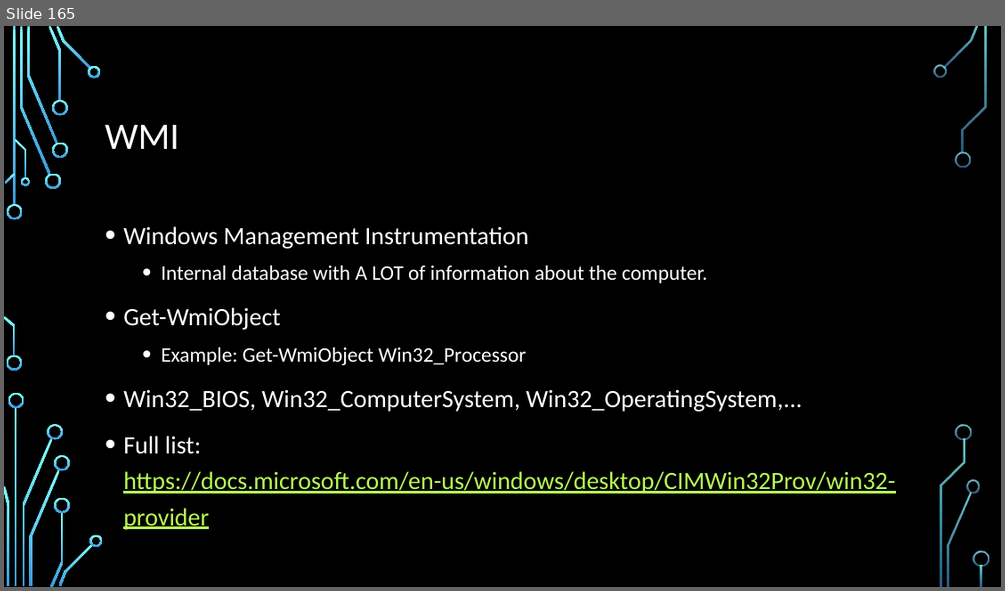
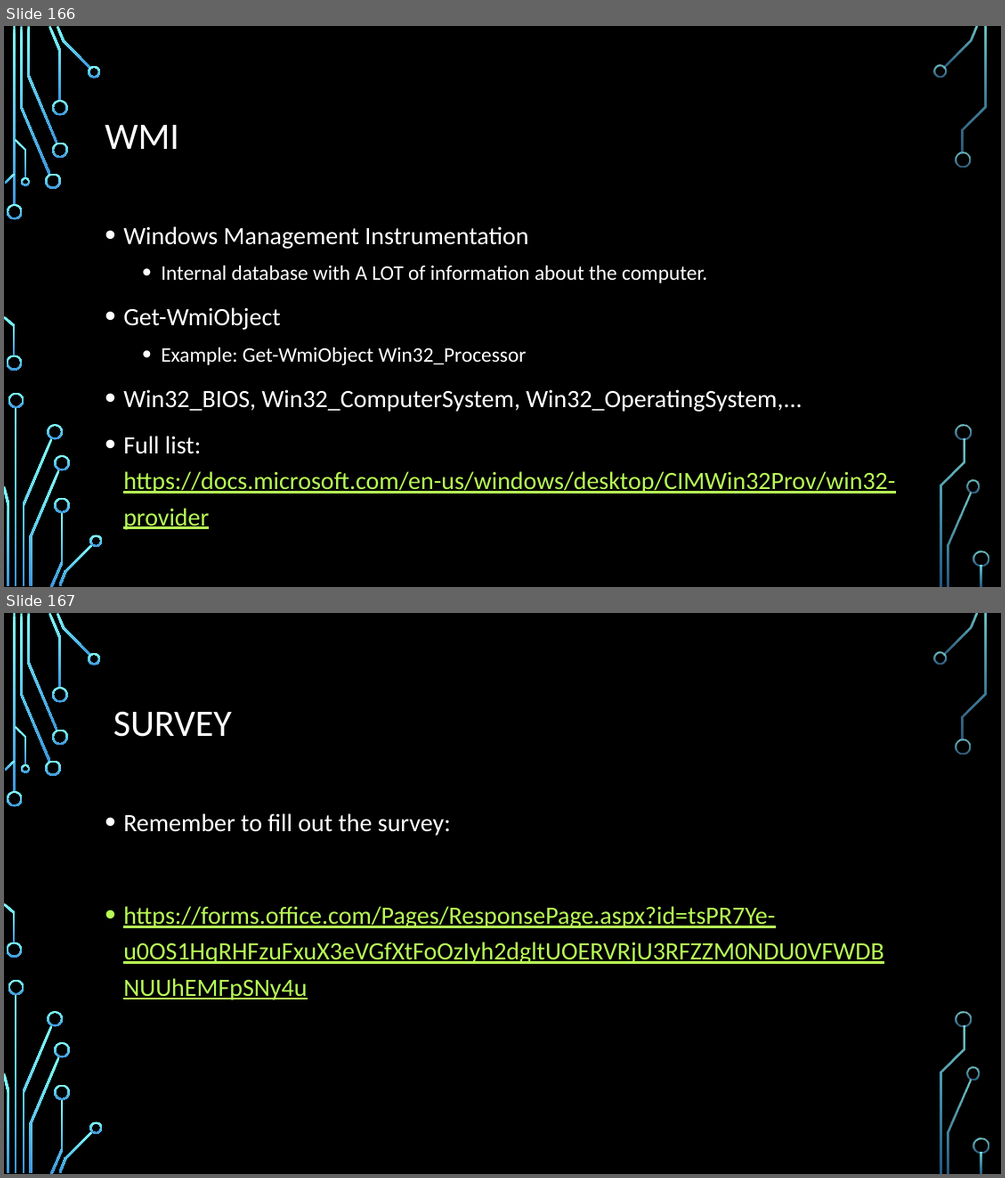
Before and after one commit to Matthias-vdE/Powershell-Course, a slide deck: 2019/Powershell course.pptx. Shown one above the other, each under a label of ours: slide 165 before the commit, slides 166 and 167 after it. The pictures are 1005x591 and 1005x1178 pixels, drawn with LibreOffice and Linux fonts; fonts in the diff are those of the drawing; background and template pictures are left out. Boxes give left, top, right and bottom in pixels: in the first picture for what was removed or moved away, otherwise in the second. Text is boxed around its words. In the diff, an @@ line names an element or a change of style, - is before the commit and + after.

```diff
--- a/2019/Powershell course.pptx
+++ b/2019/Powershell course.pptx
@@ slide 167 added at box(4, 613, 1001, 1174), background picture (left out); not listed: 36 template elements that a slide beside it also shows @@
@@ title added at box(113, 711, 232, 737), 36 pt, text #FFFFFF @@
+SURVEY
@@ text added at box(123, 813, 775, 928), 24 pt, text #B8FA56, underline @@
+• Remember to fill out the survey:
+• https://forms.office.com/Pages/ResponsePage.aspx?id=tsPR7Ye-u0OS1HqRHFzuFxuX3eVGfXtFoOzIyh2dgltUOERVRjU3RFZZM0NDU0VFWDBNUUhEMFpSNy4u
@@ what was slide 165 is now slide 166 @@
```
Also in this commit, not shown: 1 other slide added, 44 other files.
